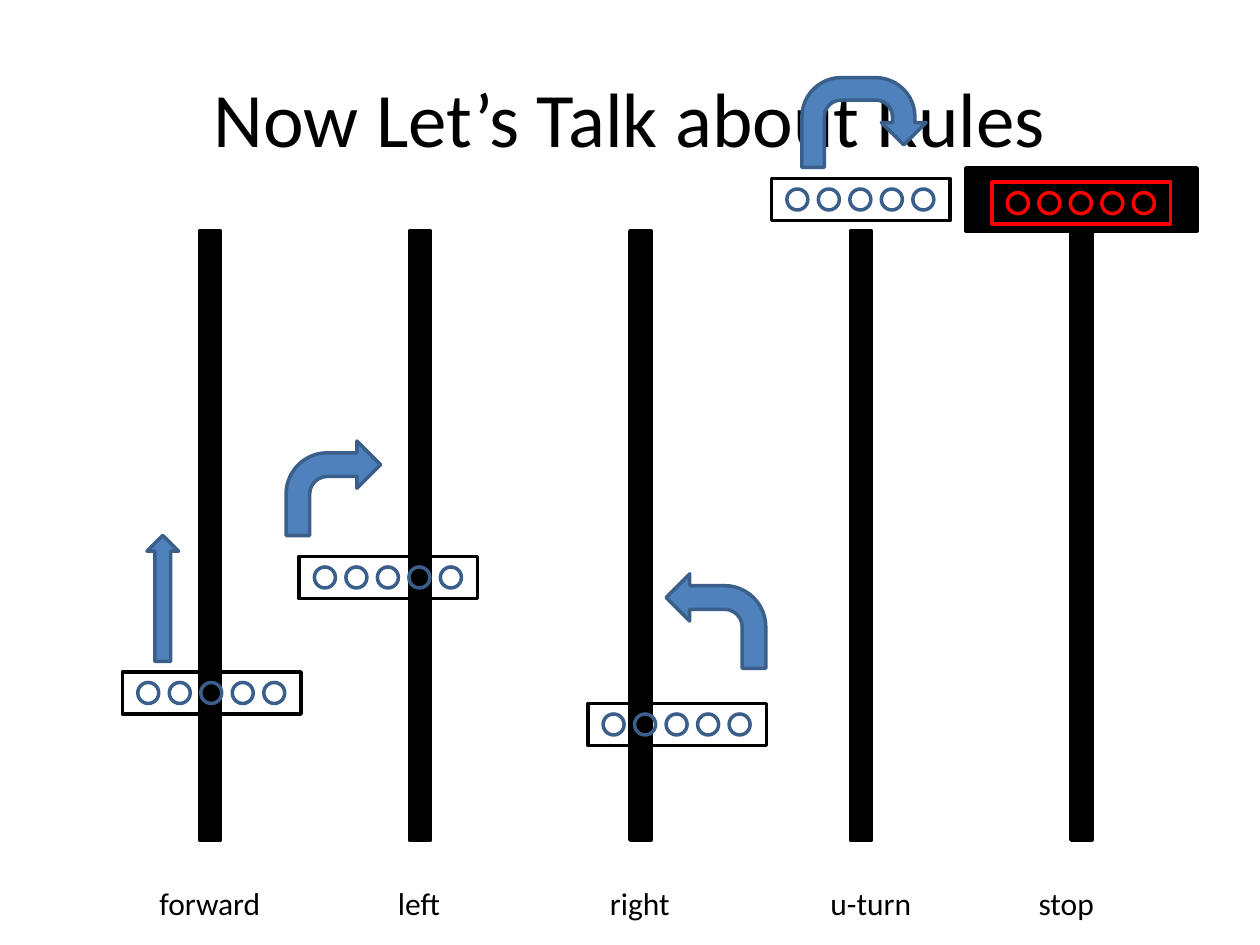
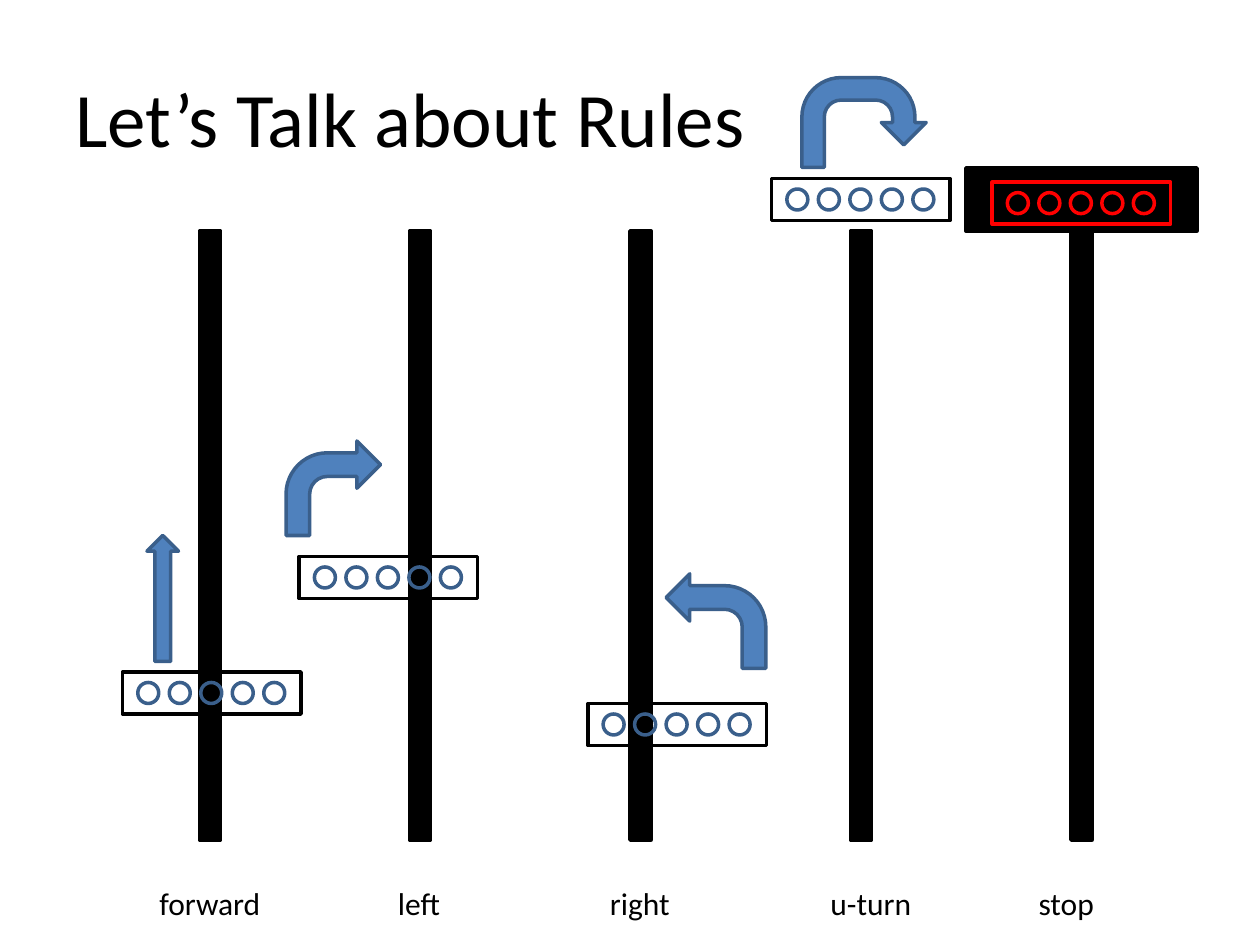
Before and after one commit to skyap/Intro-AI-Robotics, a slide deck: slide 10 of slides/20.Line Following Robot.pptx. Drawn at 1260x945 pixels with LibreOffice and Linux fonts; fonts in the diff are those of the drawing. Boxes give left, top, right and bottom in pixels: in the first picture for what was removed or moved away, otherwise in the second. Text is boxed around its words. In the diff, an @@ line names an element or a change of style, - is before the commit and + after.

```diff
--- a/slides/20.Line Following Robot.pptx
+++ b/slides/20.Line Following Robot.pptx
@@ title at <box>76,93,744,148</box>: text changed @@
-Now Let’s Talk about Rules
+Let’s Talk about Rules
```
Also in this commit, not shown: 3 other slides changed, 5 slides added, 3 slides removed, 16 other files.
